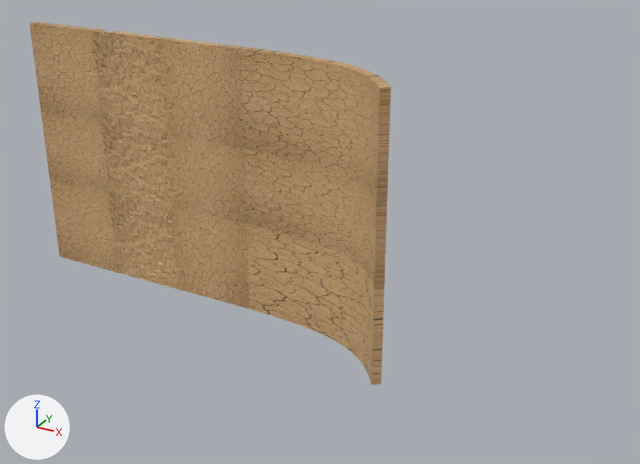
Two versions of the OBJ model ros2_ws/src/peter_robot/models/map/meshes/mapa_gazebo.obj, one commit apart.
Camera for both pictures: a 50 mm camera at (11.5, -15.52, 7.07) aimed at (3.13, -0.3, -0.54). The axes (+X, +Y, +Z) are drawn at lower left. The lights are the same throughout. The first picture is the older version. Where no turn or scale is listed for an object, it has been applied to the vertices.

Script lines for the objects in view, before the commit:
```python
ob_inclinadoexp1 = bpy.data.objects.new('InclinadoExp1', me_inclinadoexp1)
ob_inclinadoexp1.location = (0.0, 0.0, 0.0)
ob_inclinadoexp1_001 = bpy.data.objects.new('InclinadoExp1.001', me_inclinadoexp1_001)
ob_inclinadoexp1_001.location = (0.0, 0.0, 0.0)
ob_inclinadoexp2 = bpy.data.objects.new('InclinadoExp2', me_inclinadoexp2)
ob_inclinadoexp2.location = (0.0, 0.0, 0.0)
ob_plano_001 = bpy.data.objects.new('Plano.001', me_plano_001)
ob_plano_001.location = (0.0, 0.0, 0.0)
ob_plano_003 = bpy.data.objects.new('Plano.003', me_plano_003)
ob_plano_003.location = (0.0, 0.0, 0.0)
ob_plano_005 = bpy.data.objects.new('Plano.005', me_plano_005)
ob_plano_005.location = (0.0, 0.0, 0.0)
ob_planorugoso1 = bpy.data.objects.new('PlanoRugoso1', me_planorugoso1)
ob_planorugoso1.location = (0.0, 0.0, 0.0)
ob_planorugoso2 = bpy.data.objects.new('PlanoRugoso2', me_planorugoso2)
ob_planorugoso2.location = (0.0, 0.0, 0.0)
ob_planorugoso3 = bpy.data.objects.new('PlanoRugoso3', me_planorugoso3)
ob_planorugoso3.location = (0.0, 0.0, 0.0)
# also in view: 'Rugoso2' at (-2.0, 0.1, -0.02); 'Rugoso2.001' at (-2.0, 0.1, 1.98); 'Rugoso1' at (-2.0, 0.1, -2.02)
```
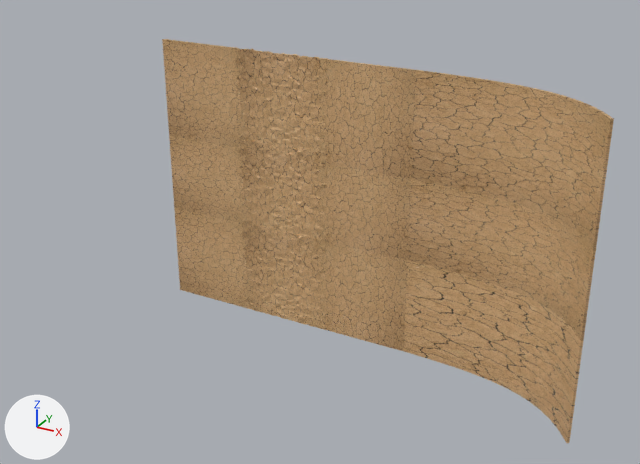
What changed in the scene script:
```text
Change me_inclinadoexp1:
    remove me_inclinadoexp1.from_pydata(...)  # 578 vertices, 576 faces; spans x 1.0..5.16, y -1.52..0.21, z -0.9..0.9
    add me_inclinadoexp1.from_pydata(...)  # 578 vertices, 576 faces; spans x 5.0..9.04, y -1.52..0.06, z -0.9..0.9
    me_inclinadoexp1 part 1: 578 of 578 vertices moved; they spanned x 1.0..5.16, y -1.52..0.21, z -0.9..0.9 and now span x 5.0..9.04, y -1.52..0.06, z -0.9..0.9; mean shift (3.98, -0.07, 0.0)
Change me_inclinadoexp1_001:
    remove me_inclinadoexp1_001.from_pydata(...)  # 578 vertices, 576 faces; spans x 1.0..5.16, y -1.52..0.21, z 0.9..3.1
    add me_inclinadoexp1_001.from_pydata(...)  # 578 vertices, 576 faces; spans x 5.0..9.04, y -1.52..0.06, z 0.9..3.1
    me_inclinadoexp1_001 part 2: 578 of 578 vertices moved; they spanned x 1.0..5.16, y -1.52..0.21, z 0.9..3.1 and now span x 5.0..9.04, y -1.52..0.06, z 0.9..3.1; mean shift (3.98, -0.07, 0.0)
Change me_inclinadoexp2:
    remove me_inclinadoexp2.from_pydata(...)  # 578 vertices, 576 faces; spans x 1.0..5.16, y -1.52..0.21, z -3.1..-0.9
    add me_inclinadoexp2.from_pydata(...)  # 578 vertices, 576 faces; spans x 5.0..9.04, y -1.52..0.06, z -3.1..-0.9
    me_inclinadoexp2 part 3: 578 of 578 vertices moved; they spanned x 1.0..5.16, y -1.52..0.21, z -3.1..-0.9 and now span x 5.0..9.04, y -1.52..0.06, z -3.1..-0.9; mean shift (3.98, -0.07, 0.0)
Change me_plano_001:
    remove me_plano_001.from_pydata(...)  # 8 vertices, 6 faces; spans x -1.04..1.04, y 0.0..0.2, z -0.9..0.9
    add me_plano_001.from_pydata(...)  # 8 vertices, 6 faces; spans x 2.96..5.04, y 0.0..0.05, z -0.9..0.9
    me_plano_001 part 4: the whole mesh is scaled about its middle by (1, 0.25, 1), then moved by (4.0, -0.08, 0.0)
Change me_plano_003:
    remove me_plano_003.from_pydata(...)  # 8 vertices, 6 faces; spans x -1.04..1.04, y 0.0..0.2, z -3.1..-0.9
    add me_plano_003.from_pydata(...)  # 8 vertices, 6 faces; spans x 2.96..5.04, y 0.0..0.05, z -3.1..-0.9
    me_plano_003 part 5: the whole mesh is scaled about its middle by (1, 0.25, 1), then moved by (4.0, -0.07, 0.0)
Change me_plano_005:
    remove me_plano_005.from_pydata(...)  # 8 vertices, 6 faces; spans x -1.04..1.04, y 0.0..0.2, z 0.9..3.1
    add me_plano_005.from_pydata(...)  # 8 vertices, 6 faces; spans x 2.96..5.04, y 0.0..0.05, z 0.9..3.1
    me_plano_005 part 6: the whole mesh is scaled about its middle by (1, 0.25, 1), then moved by (4.0, -0.08, 0.0)
Change me_planorugoso1:
    remove me_planorugoso1.from_pydata(...)  # 8 vertices, 6 faces; spans x -5.0..-3.0, y 0.0..0.2, z -3.1..-0.9
    add me_planorugoso1.from_pydata(...)  # 8 vertices, 6 faces; spans x -1.0..1.0, y 0.0..0.05, z -3.1..-0.9
    me_planorugoso1 part 7: the whole mesh is scaled about its middle by (1, 0.25, 1), then moved by (4.0, -0.07, 0.0)
Change me_planorugoso2:
    remove me_planorugoso2.from_pydata(...)  # 8 vertices, 6 faces; spans x -5.0..-3.0, y 0.0..0.21, z -0.9..0.9
    add me_planorugoso2.from_pydata(...)  # 8 vertices, 6 faces; spans x -1.0..1.0, y 0.0..0.05, z -0.9..0.9
    me_planorugoso2 part 8: the whole mesh is scaled about its middle by (1, 0.25, 1), then moved by (4.0, -0.08, 0.0)
Change me_planorugoso3:
    remove me_planorugoso3.from_pydata(...)  # 8 vertices, 6 faces; spans x -5.0..-3.0, y 0.0..0.21, z 0.9..3.1
    add me_planorugoso3.from_pydata(...)  # 8 vertices, 6 faces; spans x -1.0..1.0, y 0.0..0.05, z 0.9..3.1
    me_planorugoso3 part 9: the whole mesh is scaled about its middle by (1, 0.25, 1), then moved by (4.0, -0.08, 0.0)
Change me_rugoso1:
    remove me_rugoso1.from_pydata(...)  # 2178 vertices, 2176 faces; spans x -3.16..-0.85, y -0.03..0.22, z -3.16..-0.87
    add me_rugoso1.from_pydata(...)  # 2178 vertices, 2176 faces; spans x 0.88..3.13, y -0.03..0.07, z -3.12..-0.87
    me_rugoso1 part 10: 2178 of 2178 vertices moved; they spanned x -3.16..-0.85, y -0.03..0.22, z -3.16..-0.87 and now span x 0.88..3.13, y -0.03..0.07, z -3.12..-0.87; mean shift (4.0, -0.07, 0.0)
Change me_rugoso2:
    remove me_rugoso2.from_pydata(...)  # 2178 vertices, 2176 faces; spans x -3.16..-0.85, y -0.03..0.22, z -1.16..1.13
    add me_rugoso2.from_pydata(...)  # 2178 vertices, 2176 faces; spans x 0.88..3.13, y -0.03..0.07, z -1.12..1.13
    me_rugoso2 part 11: 2178 of 2178 vertices moved; they spanned x -3.16..-0.85, y -0.03..0.22, z -1.16..1.13 and now span x 0.88..3.13, y -0.03..0.07, z -1.12..1.13; mean shift (4.0, -0.07, 0.0)
Change me_rugoso2_001:
    remove me_rugoso2_001.from_pydata(...)  # 2178 vertices, 2176 faces; spans x -3.16..-0.85, y -0.03..0.22, z 0.84..3.13
    add me_rugoso2_001.from_pydata(...)  # 2178 vertices, 2176 faces; spans x 0.88..3.13, y -0.03..0.07, z 0.88..3.13
    me_rugoso2_001 part 12: 2178 of 2178 vertices moved; they spanned x -3.16..-0.85, y -0.03..0.22, z 0.84..3.13 and now span x 0.88..3.13, y -0.03..0.07, z 0.88..3.13; mean shift (4.0, -0.07, 0.0)
```

Location of each change, [x1, y1, x2, y2] in pixels of the pictures (640 x 464 px):
'InclinadoExp1.001', reshaped (33% wider, 13% taller): before [239, 47, 391, 203]; after [411, 70, 614, 246]
'InclinadoExp2', reshaped (29% wider, 13% taller): before [246, 224, 384, 385]; after [404, 261, 583, 443]
'InclinadoExp1', reshaped (31% wider, 15% taller): before [244, 149, 387, 289]; after [408, 179, 596, 340]
'Plano.005', moved, rescaled (15% wider, 9% taller): before [161, 38, 244, 149]; after [320, 58, 416, 179]
'Rugoso2.001', reshaped (14% wider, 8% taller): before [90, 28, 172, 135]; after [234, 47, 328, 163]
'Plano.003', moved, rescaled (17% wider, 9% taller): before [174, 208, 249, 309]; after [320, 241, 408, 351]
'PlanoRugoso3', moved, rescaled (9% wider, 8% taller): before [29, 22, 102, 123]; after [162, 39, 242, 148]
'Plano.001', moved, rescaled (16% wider, 9% taller): before [168, 135, 246, 224]; after [320, 163, 411, 260]
'Rugoso2', reshaped (14% wider, 10% taller): before [99, 115, 177, 215]; after [238, 139, 327, 249]
'Rugoso1', reshaped (12% wider, 12% taller): before [107, 193, 183, 289]; after [241, 222, 326, 330]
'PlanoRugoso1', moved, rescaled (9% wider, 7% taller): before [50, 180, 118, 273]; after [174, 208, 248, 308]
'PlanoRugoso2', moved, rescaled (10% wider, 9% taller): before [41, 112, 110, 193]; after [169, 135, 245, 223]
